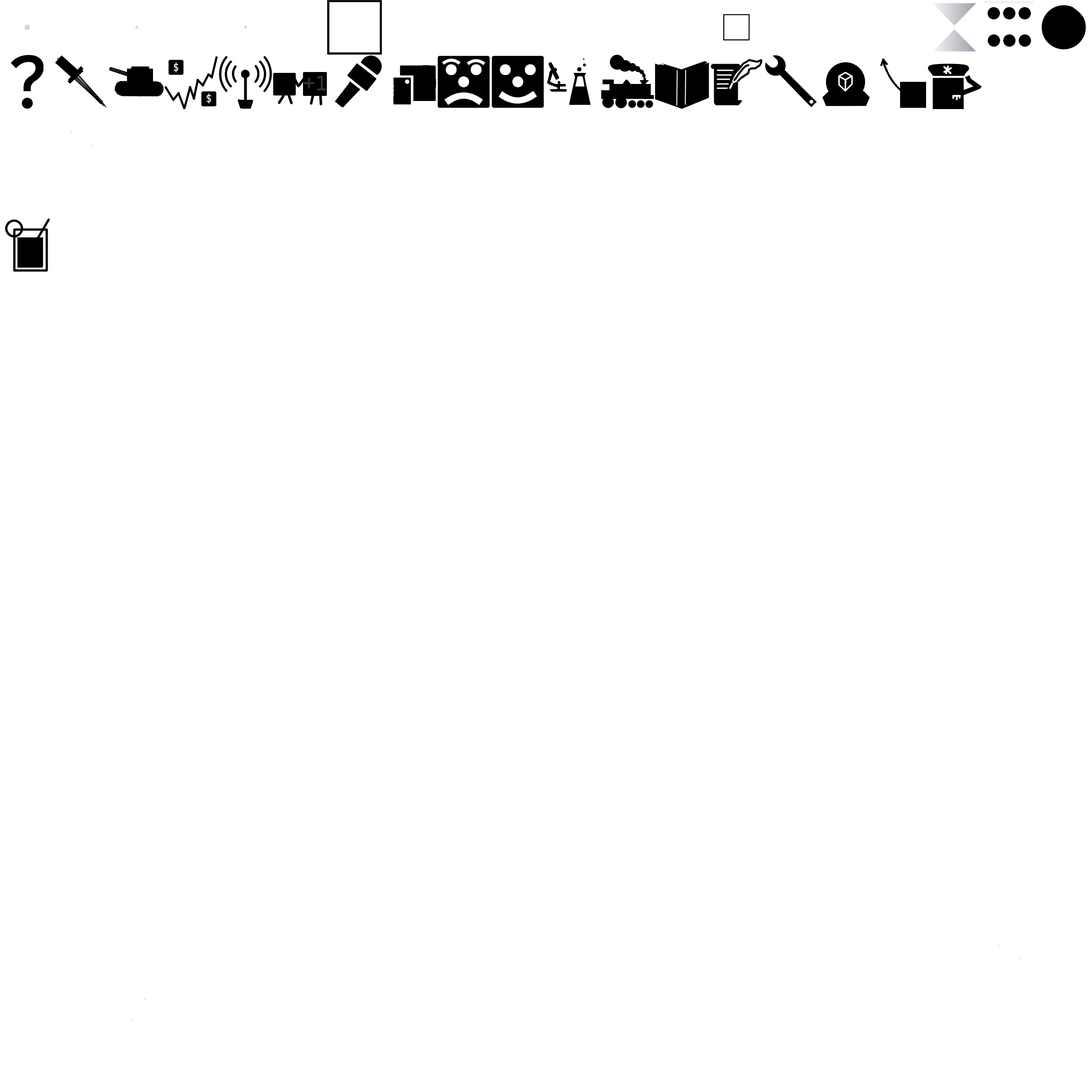
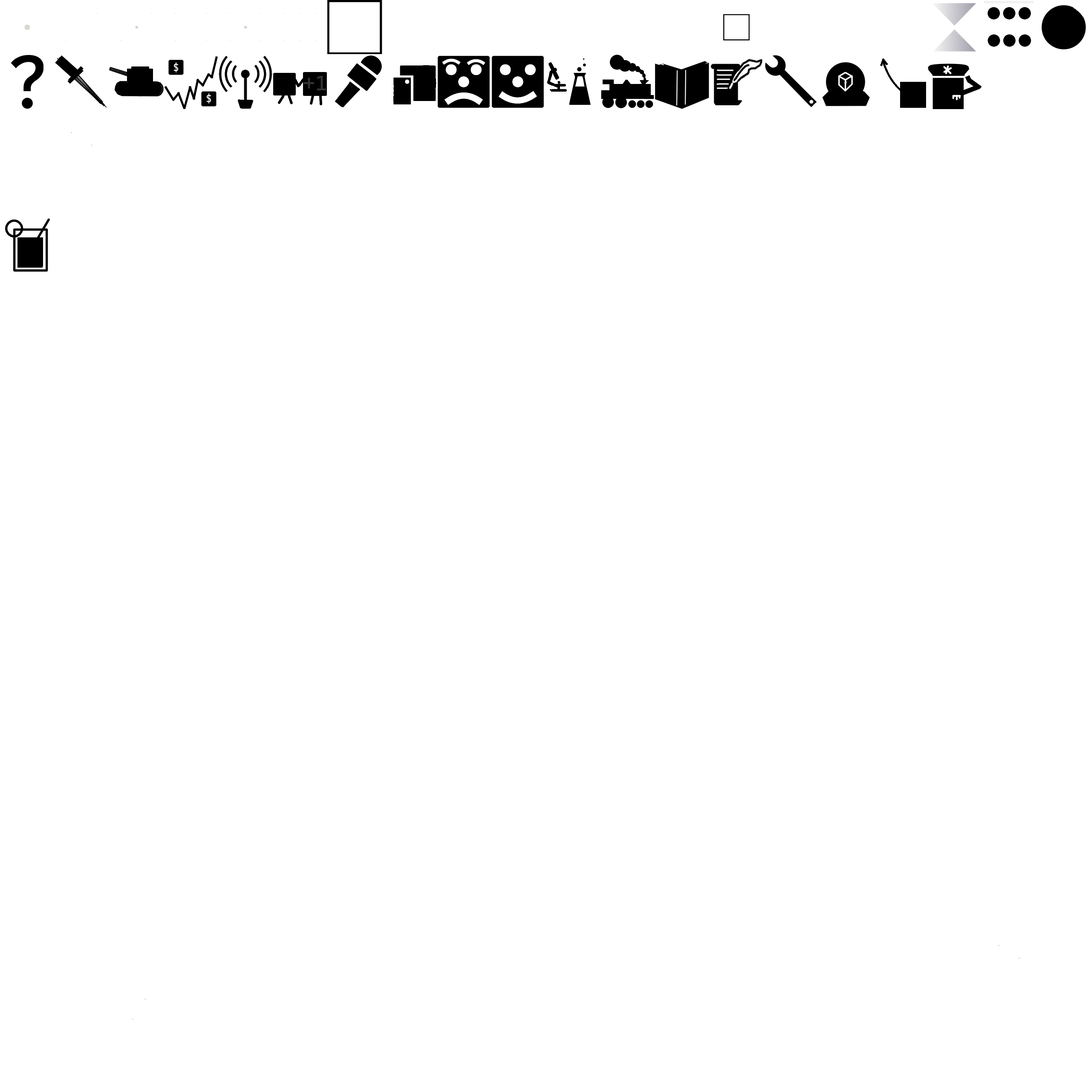
Layers edited between the first and the second 1091 x 1091 image:
painted on "Upgrades_Paint" over [327, 0, 383, 56]
